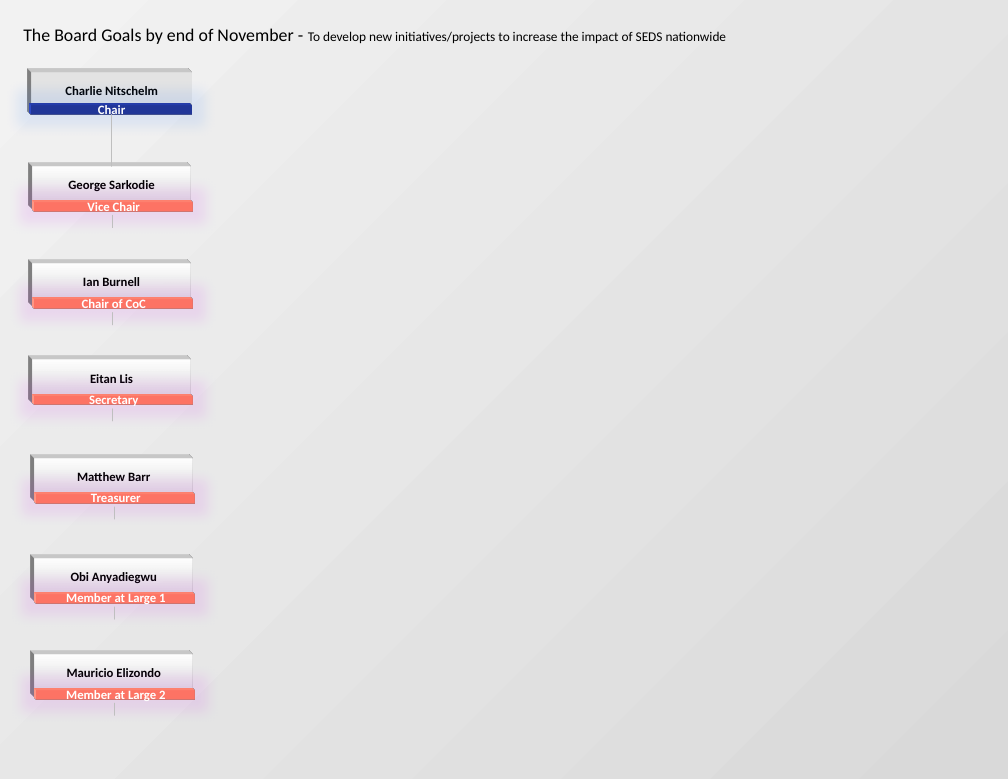
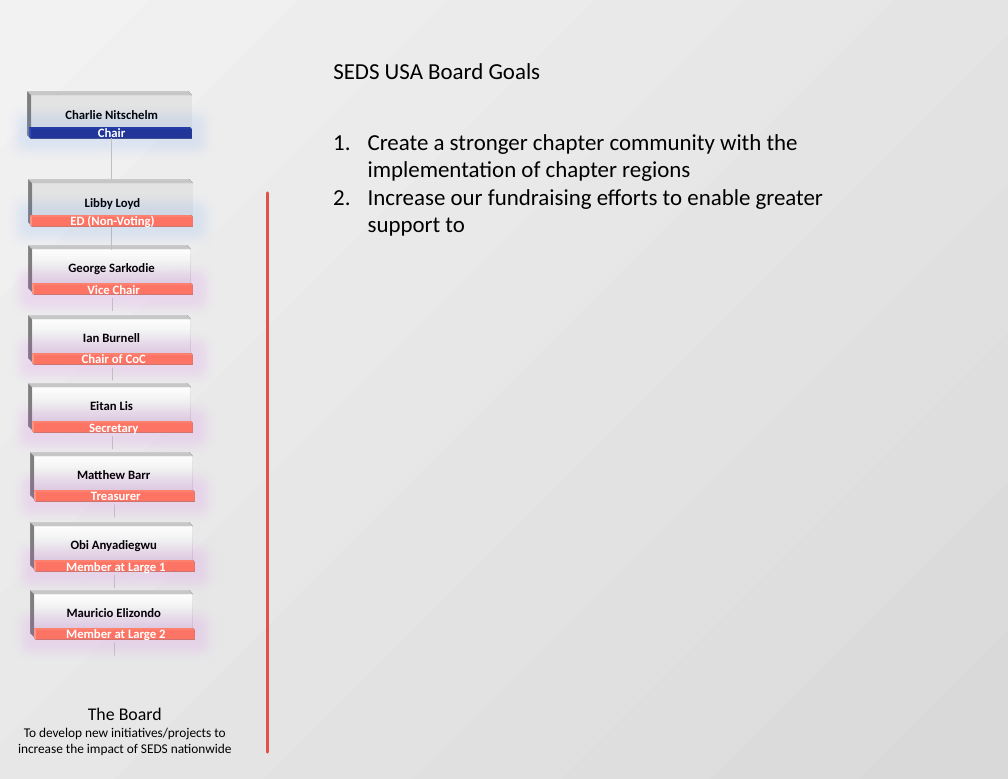
Before and after one commit to cjn1012/Charlie, a slide deck: slide 1 of SEDSUSA/SEDS USA Organization Chart.pptx. Drawn at 1008x779 pixels with LibreOffice and Linux fonts; fonts in the diff are those of the drawing; background and template pictures are left out. Boxes give left, top, right and bottom in pixels: in the first picture for what was removed or moved away, otherwise in the second. Text is boxed around its words. In the diff, an @@ line names an element or a change of style, - is before the commit and + after.

```diff
--- a/SEDSUSA/SEDS USA Organization Chart.pptx
+++ b/SEDSUSA/SEDS USA Organization Chart.pptx
@@ text added at bbox=[333, 63, 541, 79], 18 pt, text #000000 @@
+SEDS USA Board Goals
@@ elbow line moved from (112, 167) - (112, 115) to (112, 249) - (112, 138) @@
@@ text added at bbox=[368, 134, 823, 236], 18 pt, text #000000 @@
+1. Create a stronger chapter community with the implementation of chapter regions
+2. Increase our fundraising efforts to enable greater support to
@@ rectangle added at bbox=[32, 184, 192, 226], fill #FFFFFF, outline #D9D9D9 1 pt, 10 pt, text #000000, bold @@
+Libby Loyd
@@ line added from (268, 192) to (268, 752), #E25247 2.25 pt @@
@@ rectangle added at bbox=[32, 217, 192, 226], fill #E25247, 10 pt, text #FFFFFF, bold @@
+ED (Non-Voting)
@@ rectangle "George Sarkodie": place and size @@
-rectangle "George Sarkodie" at bbox=[32, 167, 191, 209]
+rectangle "George Sarkodie" at bbox=[32, 249, 191, 291]
@@ rectangle "Vice Chair": place and size @@
-rectangle "Vice Chair" at bbox=[35, 203, 193, 212]
+rectangle "Vice Chair" at bbox=[35, 286, 193, 295]
@@ line moved from (112, 312) - (112, 325) to (112, 298) - (112, 311) @@
@@ rectangle "Ian Burnell": place and size @@
-rectangle "Ian Burnell" at bbox=[32, 264, 191, 306]
+rectangle "Ian Burnell" at bbox=[32, 319, 191, 361]
@@ rectangle "Chair of CoC": place and size @@
-rectangle "Chair of CoC" at bbox=[35, 300, 193, 309]
+rectangle "Chair of CoC" at bbox=[35, 356, 193, 365]
@@ rectangle "Eitan Lis": place and size @@
-rectangle "Eitan Lis" at bbox=[32, 360, 191, 402]
+rectangle "Eitan Lis" at bbox=[32, 388, 191, 430]
@@ line moved from (112, 215) - (112, 227) to (112, 367) - (112, 380) @@
@@ 3 rectangles, 1 line: place and size @@
-3 rectangles, 1 line at bbox=[31, 72, 193, 422]
+3 rectangles, 1 line at bbox=[31, 96, 193, 449]
@@ 2 rectangles, 1 line: place and size @@
-2 rectangles, 1 line at bbox=[35, 558, 195, 619]
+2 rectangles, 1 line at bbox=[35, 527, 195, 587]
@@ 2 rectangles, 1 line: place and size @@
-2 rectangles, 1 line at bbox=[35, 654, 195, 716]
+2 rectangles, 1 line at bbox=[35, 595, 195, 655]
@@ text at bbox=[18, 707, 232, 755]: text changed @@
-The Board Goals by end of November - To develop new initiatives/projects to increase the impact of SEDS nationwide
+The Board
+To develop new initiatives/projects to increase the impact of SEDS nationwide
```
Also in this commit, not shown: 1 other slide changed.
